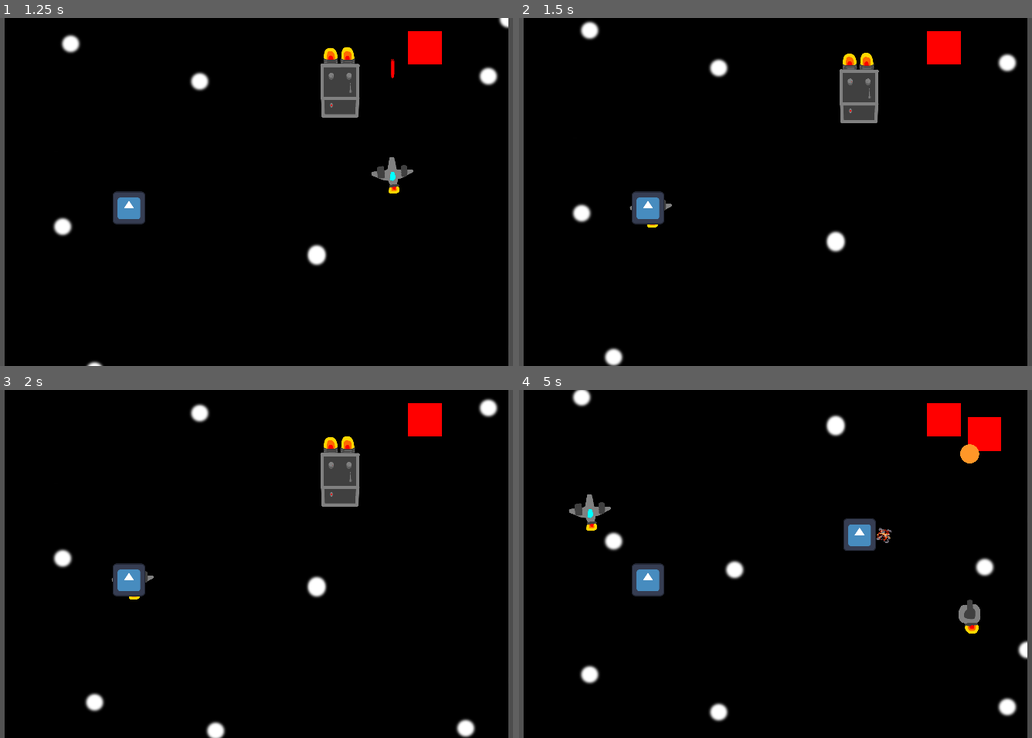
Above: before the commit, frames 1-4 (two rows, left to right).
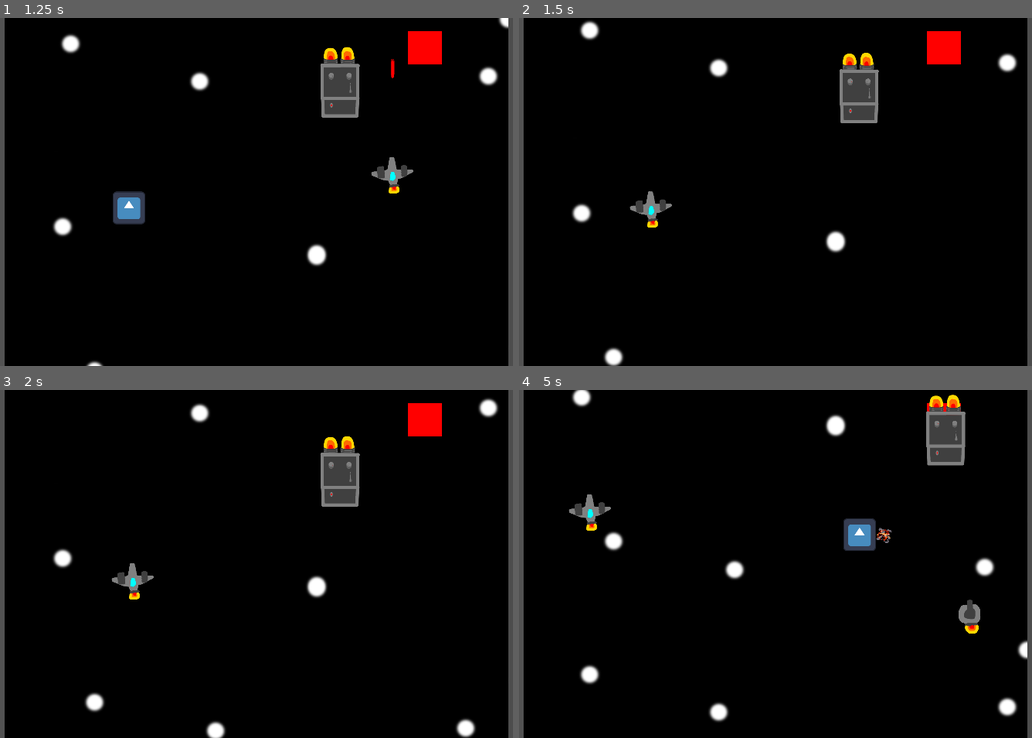
Above: after the commit, the same moments.

Repository: mykyta-bazhukhin/Cargo-Defense
Game: Godot game, scene res://Scenes/main_scene.tscn
Same seed, same stepped clock (60 frames per second), same inputs: the game is played once before the commit and once after it. The engine's default icon, where the game draws it, is replaced by a stand-in: a white triangle on a blue panel in a dark square.
Inputs (mouse positions are in pixels of both pictures, inside the frame that each line leads up to):
- Up to frame 1 (1.25 s): move the mouse to (395, 174) at 0.52 s; tap 1 (Place tower 1) at 0.6 s
- Up to frame 2 (1.5 s): move the mouse to (652, 209) at 1.27 s; tap 2 (Place tower 2) at 1.35 s
- Up to frame 3 (2 s): no input
- Up to frame 4 (5 s): move the mouse to (837, 487) at 2.02 s; tap one key every 0.75 s from 2.1 s: 3 (Place tower 3) L (give_scrap) 1 (Place tower 1) 2 (Place tower 2); move the mouse to (744, 633) at 2.77 s; move the mouse to (960, 616) at 3.52 s; move the mouse to (590, 511) at 4.27 s

Frame 1 is identical in both runs. In frame 2, 0.6% of the frame differs, in the area x 21-29%, y 49-60%; in frame 3, 0.6%; in frame 4, 2.7%, in the area x 21-94%, y 1-60%.
Error before the commit: Invalid access to property or key 'position' on a base object of type 'Array[Node]'. (res://Scenes/main_scene.gd:34)
Error after the commit: Invalid access to property or key 'position' on a base object of type 'Array[Node]'. (res://Scenes/main_scene.gd:36)

Commit message:
random enemies now spawn, enemy dropping scrap is generilised to all andscrap dissapears now

Diff:
--- a/Scenes/Carrier_enemy.gd
+++ b/Scenes/Carrier_enemy.gd
@@ -2,8 +2,8 @@
 var direction = Vector2.DOWN
 var speed = 50
 var health = 20
-var value = 3
-signal enemy_dead(pos, val)
+var scrap_value = 3
+signal enemy_dead(pos, scrap_val)
 
 func hit(damage):
 	health -= damage
@@ -13,5 +13,6 @@
 	velocity = Vector2.DOWN * speed
 
 	if health <= 0:
-		enemy_dead.emit(position, value)
+		enemy_dead.emit(position, scrap_value)
+		print("emiting")
 		queue_free()
--- a/Scenes/main_scene.gd
+++ b/Scenes/main_scene.gd
@@ -7,9 +7,11 @@
 var tower_sample_scene = preload("res://Scenes/tower_sample.tscn")
 var scrap_scene = preload("res://Scenes/scrap.tscn")
 var enemy_sample_scene = preload("res://Scenes/placeholder_enemy.tscn")
+var carrier_enemy = preload("res://Scenes/carrier_enemy.tscn")
 var tower_sample_projectile_scene = preload("res://Scenes/tower_sample_projectile.tscn")
 
 var tower_selection_array: Array = [null,null,null]
+var enemy_list: Array = [enemy_sample_scene, carrier_enemy]
 var tower_points_array: Array
 
 func _ready():
@@ -98,13 +100,21 @@
 			print("position occupied")
 
 
+
 func spawn_enemy_random():
-	var enemy = enemy_sample_scene.instantiate()
+	var random_number = randi_range(0, len(enemy_list)-1)
+	var enemy = enemy_list[random_number].instantiate()
 	$Enemies.add_child(enemy)
+	enemy.connect("enemy_dead", _on_enemy_dead)
 	enemy.position = Vector2(randf_range(192, 1168), -200)
 	enemy.speed = 100
 
+func _on_enemy_dead(pos, val):
 
+	var scrap = scrap_scene.instantiate()
+	scrap.value = val
+	scrap.position = pos
+	$Scraps.add_child(scrap)
 
 func _on_space_plane_shoot_primary(pos):
 	var laser = laser_scene.instantiate()
@@ -119,6 +129,7 @@
 
 
 func _on_carrier_enemy_enemy_dead(pos, val):
+	print("recieving")
 	var scrap = scrap_scene.instantiate()
 	scrap.value = val
 	scrap.position = pos
--- a/Scenes/placeholder_enemy.gd
+++ b/Scenes/placeholder_enemy.gd
@@ -2,6 +2,8 @@
 var direction = Vector2.DOWN
 var speed = 0
 var health = 20
+var scrap_value = 1
+signal enemy_dead(pos, scrap_val)
 
 
 func hit(damage):
@@ -12,4 +14,6 @@
 	velocity = Vector2.DOWN * speed
 
 	if health <= 0:
+		enemy_dead.emit(position, scrap_value)
+		print("emiting")
 		queue_free()
--- a/Scenes/scrap.gd
+++ b/Scenes/scrap.gd
@@ -4,3 +4,6 @@
 
 func _on_body_entered(body):
 	Global.scrap += value
+
+	print(str(Global.scrap) + "+" + str(value))
+	queue_free()
